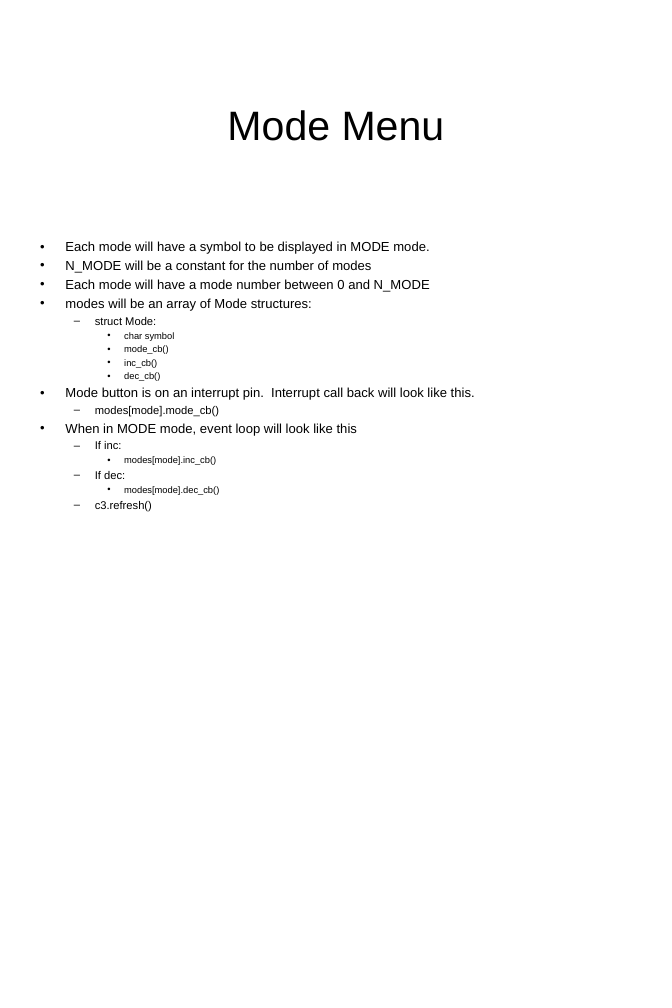
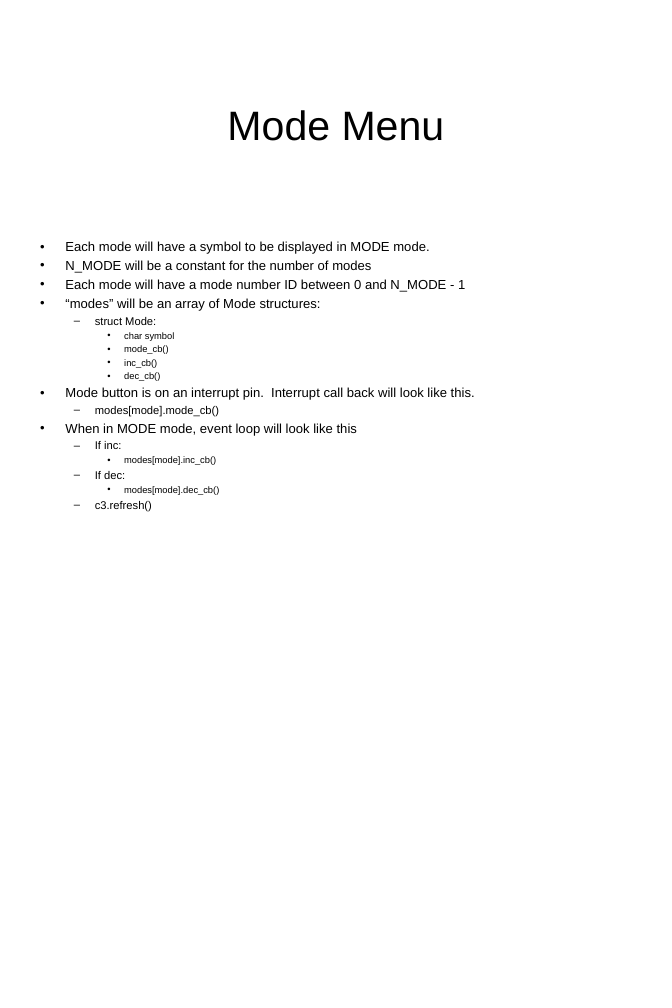
Before and after one commit to osbock/Wyolum-old-archive, a slide deck: slide 1 of Docs/ModeMap.ppt. Drawn at 672x1008 pixels with LibreOffice and Linux fonts; fonts in the diff are those of the drawing. Boxes give left, top, right and bottom in pixels: in the first picture for what was removed or moved away, otherwise in the second. Text is boxed around its words. In the diff, an @@ line names an element or a change of style, - is before the commit and + after.

Commit message:
Minor mode updates to reflect code changes.

```diff
--- a/Docs/ModeMap.ppt
+++ b/Docs/ModeMap.ppt
@@ text at (65, 279, 465, 311): text changed @@
-• Each mode will have a mode number between 0 and N_MODE
-• modes will be an array of Mode structures:
+• Each mode will have a mode number ID between 0 and N_MODE - 1
+• “modes” will be an array of Mode structures:
```
Also in this commit, not shown: 6 other slides changed.
